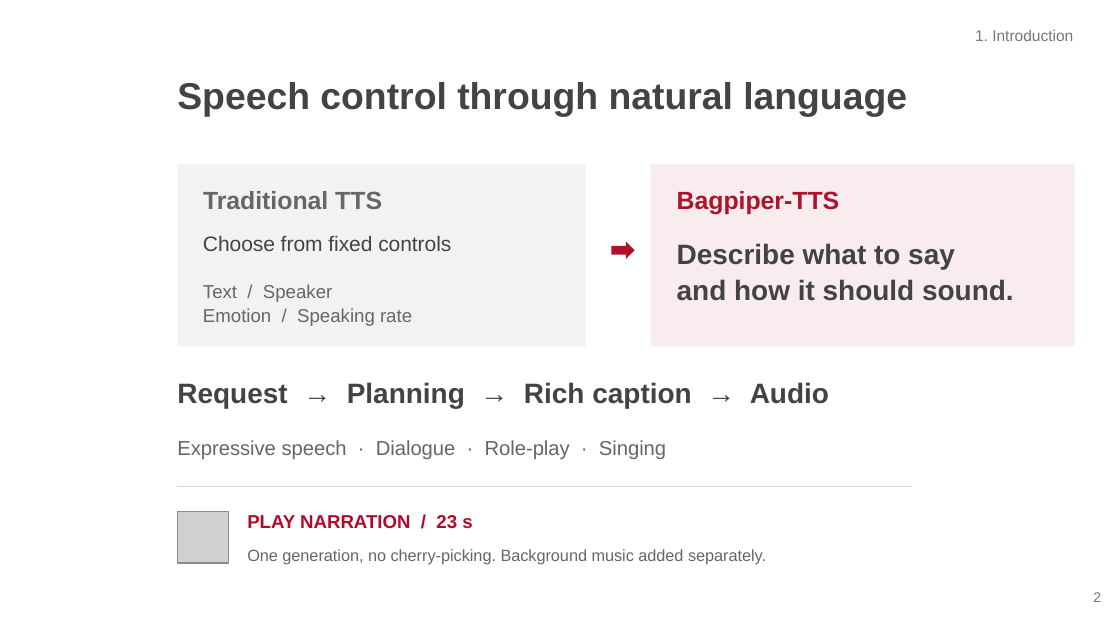
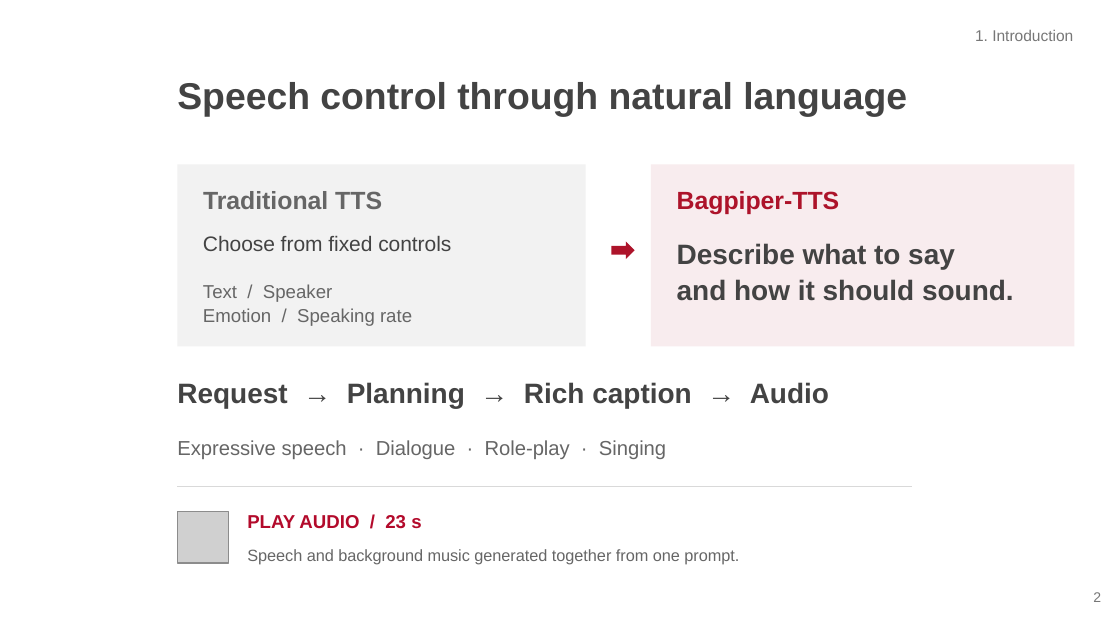
Before and after one commit to whr-a/bagpiper_tts_demo, a slide deck: slide 2 of slides/Bagpiper-TTS_Interspeech2026.pptx. Drawn at 1120x630 pixels with LibreOffice and Linux fonts; fonts in the diff are those of the drawing; grey boxes stand for pictures; background and template pictures are left out. Boxes give left, top, right and bottom in pixels: in the first picture for what was removed or moved away, otherwise in the second. Text is boxed around its words. In the diff, an @@ line names an element or a change of style, - is before the commit and + after.

Commit message:
Update oral presentation with jointly generated speech and music

```diff
--- a/slides/Bagpiper-TTS_Interspeech2026.pptx
+++ b/slides/Bagpiper-TTS_Interspeech2026.pptx
@@ text at [247, 515, 421, 529]: text changed @@
-PLAY NARRATION / 23 s
+PLAY AUDIO / 23 s
@@ text at [247, 549, 739, 564]: text changed @@
-One generation, no cherry-picking. Background music added separately.
+Speech and background music generated together from one prompt.
```
Also in this commit, not shown: 1 other slide changed.
